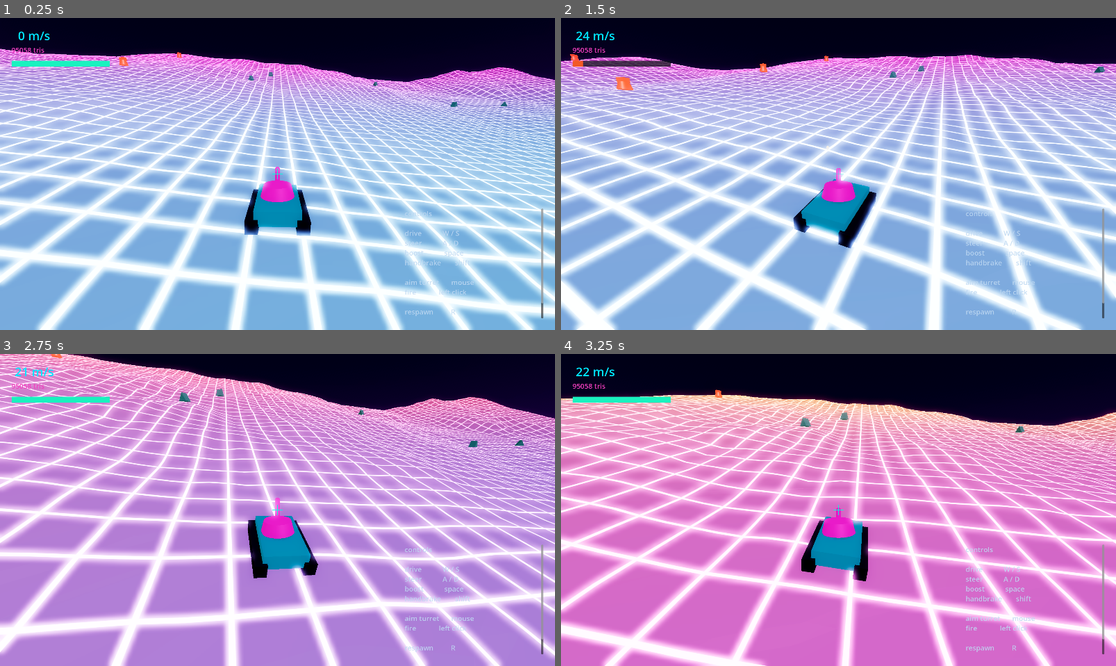
Above: before the commit, frames 1-4 (two rows, left to right).
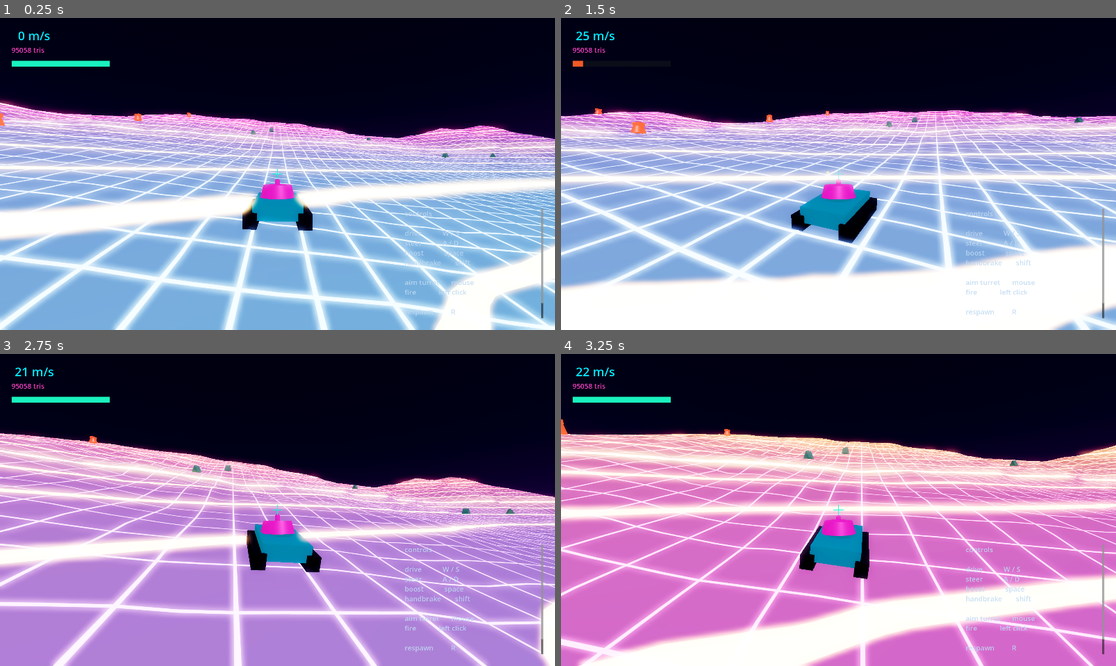
Above: after the commit, the same moments.

Repository: DawoodBhatti/psychedelic-tank-game
Game: Godot game, scene res://main.tscn
The game is run twice, just before and just after one commit, with the same random seed, the same clock (stepped at 60 frames per second) and the same inputs.
Inputs (mouse positions are in pixels of both pictures, inside the frame that each line leads up to):
- Up to frame 1 (0.25 s): no input
- Up to frame 2 (1.5 s): move the mouse to (866, 174) at 0.52 s; hold Space (boost) 0.53-1.28 s; hold W (drive_forward) from 0.53 s (still down); move the mouse to (810, 174) at 1.27 s; click (810, 174) at 1.35 s
- Up to frame 3 (2.75 s): keep holding W (drive_forward); move the mouse to (288, 503) at 2.02 s; hold F (toggle_trip) from 2.03 s (still down)
- Up to frame 4 (3.25 s): keep holding W (drive_forward); move the mouse to (832, 516) at 2.77 s; release F (toggle_trip) at 2.78 s; tap Space (boost) at 2.85 s

The runs differ from the first frame. In frame 1, 64% of the frame differs, in the area x 0-100%, y 9-100%; in frame 2, 65%, in the area x 0-100%, y 4-100%; in frame 3, 63%; in frame 4, 57%.

Commit message:
S1: halve the recoil, un-invert the camera, add contour lines
Three independent feel changes. Reviewer-verified, tests 1-6 pass.

Recoil 4.0 -> 2.0. Read 2.0 off the live node; fire()'s recoil line untouched.

Camera coupling: -barrel_pitch * 0.6 - 10.0  ->  barrel_pitch * 0.6 - 5.0.

The gun was never inverted - _apply_aim() already raised barrel_pitch on
mouse-up. The camera arm negated it, so raising the gun swung the view DOWN and
the horizon rose on screen. Fixed in _aim() only; _apply_aim() is untouched,
which is the half that says the plausible wrong fix was not made instead.

  barrel_pitch -12 -> camera forward Y -0.2113, muzzle forward Y -0.208
  barrel_pitch +42 -> camera forward Y +0.3453, muzzle forward Y +0.669

Contour lines on the terrain shader: world-Y iso-lines, fwidth-antialiased,
index contours every fifth, faded where the spacing collapses on a steep face.
Five new uniforms, contour_interval left exposed for retuning in S3. The grid
is dialled back (emission_strength 2.4 -> 1.6, line_width 0.045 -> 0.035) so
contours carry the shape rather than compete with it.

The .tres was edited alongside the shader deliberately: the material overrides
every one of those uniforms, so shader defaults alone would have been dead code.
Live read off the rendering chunk confirms contour_strength 1.8, not the 2.8
that washed the frame out in the first attempt.

Banding rather than a uniform lift, measured against a constructed zero: a sky
region moved delta.luma_mean +0.3 with delta.hue_frac.grey 0.0000, so there was
no global exposure change; 40 horizontal strips at y 0.70-0.80 then gave
delta.luma_mean +11.1 -> +28.8 on a ~29 px period with delta.hue_frac.grey
+0.238 -> +0.684 in phase, and troughs reaching -0.7 lower in the frame.

fps min 107 avg 118.6, load 4.702 s, check_resources PASS {"checked":12},
zero errors and zero warnings.

Unverified: the camera at full elevation, where the uncollided Camera3D sits
1.79 m below the hull origin and the SpringArm pulls it in. The harness cannot
drive input, so this needs hands on it.

Two learnings filed for /consolidate.

Co-Authored-By: Claude Opus 5 <noreply@anthropic.com>

Diff:
--- a/tank/tank.gd
+++ b/tank/tank.gd
@@ -68,7 +68,7 @@
 @export var muzzle_velocity: float = 95.0
 
 ## Recoil impulse pushed back into the hull on firing, in m/s.
-@export var recoil: float = 4.0
+@export var recoil: float = 2.0
 
 # ============================================================
 # Aim
@@ -249,9 +249,26 @@
 	# turns underneath it.
 	turret.rotation_degrees.y = turret_yaw - rotation_degrees.y
 	barrel.rotation_degrees.x = barrel_pitch
-	# The camera shares the gun's elevation, negated: pushing the mouse forward
-	# lowers the gun and raises the camera behind it.
-	camera_arm.rotation_degrees.x = -barrel_pitch * 0.6 - 10.0
+	# The camera shares the gun's elevation, and shares its SIGN. The arm holds
+	# the camera along its local +Z while the camera looks along local -Z, so
+	# the camera's forward Y is sin(arm pitch): a POSITIVE arm pitch is a camera
+	# that looks up.
+	#
+	# This used to be negated, which is what read as inverted vertical aim. The
+	# gun was always right - _apply_aim() subtracts dy, and mouse-up is a
+	# negative relative.y, so mouse-up raises barrel_pitch and a positive X
+	# rotation on the barrel points the gun up. It was the camera that pitched
+	# the other way: raising the gun drove the arm further negative, so the
+	# camera looked further DOWN and the horizon climbed the screen while the
+	# gun climbed with it. Do NOT "fix" this by flipping the sign in
+	# _apply_aim(): that depresses the gun on mouse-up, which is the opposite of
+	# what was asked, and every automated test still passes.
+	#
+	# The 0.6 keeps the camera's swing gentler than the gun's, and the -5.0 sits
+	# the resting view (barrel_pitch 8) a hair below level. The arm masks layer
+	# 1, so at full elevation it pulls in against the terrain it swings down
+	# into rather than clipping through it.
+	camera_arm.rotation_degrees.x = barrel_pitch * 0.6 - 5.0
 
 
 # ------------------------------------------------------------
--- a/terrain/materials/neon_terrain.tres
+++ b/terrain/materials/neon_terrain.tres
@@ -9,10 +9,15 @@
 shader_parameter/grid_color = Color(0, 0.85, 1, 1)
 shader_parameter/peak_color = Color(0.95, 0.15, 0.75, 1)
 shader_parameter/grid_scale = 4.0
-shader_parameter/line_width = 0.045
-shader_parameter/emission_strength = 2.4
+shader_parameter/line_width = 0.035
+shader_parameter/emission_strength = 1.6
 shader_parameter/height_range = 24.0
 shader_parameter/rim_strength = 0.9
+shader_parameter/contour_interval = 4.0
+shader_parameter/contour_width = 0.05
+shader_parameter/contour_strength = 1.8
+shader_parameter/contour_index_every = 5.0
+shader_parameter/contour_color = Color(1, 0.62, 0.16, 1)
 shader_parameter/trip_amount = 0.0
 shader_parameter/trip_hue_speed = 0.06
 shader_parameter/trip_pulse_speed = 1.7
--- a/terrain/shaders/neon_terrain.gdshader
+++ b/terrain/shaders/neon_terrain.gdshader
@@ -1,10 +1,17 @@
 shader_type spatial;
 
-// Neon terrain: a world-space triplanar grid burned into the surface, a
-// height-driven hue ramp, and a rim glow. This is the "digital / tron-esque"
-// look the README asks for, and it is doing a second job as well - the grid
-// lines are the only thing in the frame that shows terrain SHAPE at a glance,
-// because the marching-cubes surface is otherwise untextured and reads flat.
+// Neon terrain: a world-space triplanar grid burned into the surface, map-style
+// elevation contours over it, a height-driven hue ramp, and a rim glow. This is
+// the "digital / tron-esque" look the README asks for, and it is doing a second
+// job as well - it is the only thing in the frame that shows terrain SHAPE at a
+// glance, because the marching-cubes surface is otherwise untextured and reads
+// flat.
+//
+// The two line families answer different questions and are deliberately not the
+// same weight. The grid is triplanar, so it says which way a face is TURNED;
+// the contours come from world Y alone, so they say how HIGH it is. The grid on
+// its own read as basic, so it is dialled back to sit underneath rather than
+// compete.
 //
 // Grid lines are computed from WORLD position, not UVs. The mesh is generated
 // and has no meaningful UVs at all, and world-space projection also means the
@@ -28,11 +35,13 @@
 uniform float grid_scale = 4.0;
 
 // Fraction of a cell the line occupies, before distance fading.
-uniform float line_width : hint_range(0.002, 0.3) = 0.045;
+uniform float line_width : hint_range(0.002, 0.3) = 0.035;
 
-// How bright the lines burn. This is the whole look; below ~1.0 the terrain
-// reads as ordinary dark rock.
-uniform float emission_strength : hint_range(0.0, 8.0) = 2.4;
+// How bright the lines burn. Deliberately dimmer than the contours below: the
+// grid is the substrate that says which way a face is turned, and it competed
+// with - and read flatter than - anything drawn on top of it when the two were
+// the same weight. Below ~1.0 the terrain reads as ordinary dark rock.
+uniform float emission_strength : hint_range(0.0, 8.0) = 1.6;
 
 // Height over which the hue ramps from grid_color to peak_color. Set to the
 // terrain amplitude so the ramp spans the actual hills rather than clipping.
@@ -41,6 +50,43 @@
 // Rim light along silhouettes. Cheap, and it is what makes a crater's lip
 // visible from inside the hole.
 uniform float rim_strength : hint_range(0.0, 3.0) = 0.9;
+
+// --- Contours --------------------------------------------------------------
+// Map-style elevation lines, driven by world Y alone. The grid shows which way
+// a surface faces; contours show how HIGH it is, which the hue ramp alone only
+// says vaguely. Because they come from world Y and nothing else, one line means
+// one elevation everywhere in the frame - across a chunk seam, and across the
+// fresh wall of a crater.
+
+// World units between minor lines. 4.0 is one voxel pair, so the lines land on
+// the facets rather than beating against them. RETUNED WHEN THE WORLD'S RELIEF
+// CHANGES - it is a uniform for exactly that reason, so keep it out of the
+// shader body.
+uniform float contour_interval = 4.0;
+
+// Half-thickness of a minor line, as a fraction of the interval.
+uniform float contour_width : hint_range(0.005, 0.3) = 0.05;
+
+// How bright the lines burn, in the same units as emission_strength. Sits just
+// ABOVE the grid's, which is the whole point of the pair. It does not want to
+// go much higher: the environment tonemaps ACES with glow over it, and at 2.8 a
+// measured frame came back 43% desaturated - the lines stopped being lines and
+// became a wash.
+uniform float contour_strength : hint_range(0.0, 8.0) = 1.8;
+
+// Every Nth line is an index contour, drawn heavier so the eye can count them.
+uniform float contour_index_every = 5.0;
+
+// Warm against a cyan/magenta world, which is both the map convention and the
+// only hue in the frame that neither the grid nor the height ramp produces.
+uniform vec3 contour_color : source_color = vec3(1.0, 0.62, 0.16);
+
+// Index lines get this much extra emission, over a band this fraction of the
+// (five times wider) index cell - which works out at about twice the physical
+// thickness of a minor line. Weight comes from BOTH, so neither has to be
+// large; doubling both at once is what blows an index line out to white.
+const float CONTOUR_INDEX_BOOST = 1.6;
+const float CONTOUR_INDEX_WIDTH = 0.4;
 
 // --- The trippy half -------------------------------------------------------
 // Driven from the game by a single uniform so the whole effect is one number
@@ -77,6 +123,17 @@
 	return clamp(max(line.x, line.y), 0.0, 1.0);
 }
 
+// One family of iso-lines through world Y, antialiased by the screen-space
+// derivative the same way grid_line() is.
+float contour_band(float y, float interval, float width) {
+	float f = y / interval;
+	float d = abs(fract(f) - 0.5);
+	float fw = fwidth(f);
+	// Fade out where the lines bunch tighter than they can be drawn - on a near
+	// vertical face the spacing collapses and un-faded contours read as noise.
+	return smoothstep(width + fw, width - fw, d) * (1.0 - smoothstep(0.35, 0.5, fw));
+}
+
 void vertex() {
 	v_world_pos = (MODEL_MATRIX * vec4(VERTEX, 1.0)).xyz;
 	v_world_normal = normalize((MODEL_MATRIX * vec4(NORMAL, 0.0)).xyz);
@@ -108,12 +165,24 @@
 
 	neon = mix(neon, hue_shift(neon, TIME * trip_hue_speed), trip_amount);
 
+	// Contours. Guarded divisors: a zero interval on an authored material would
+	// otherwise take the whole surface out rather than just the lines.
+	float interval = max(contour_interval, 0.001);
+	float index_interval = interval * max(contour_index_every, 1.0);
+	float minor = contour_band(v_world_pos.y, interval, contour_width);
+	// Every index line sits on a minor line, so the two add and the index ones
+	// come out heavier without a branch.
+	float index = contour_band(v_world_pos.y, index_interval,
+		contour_width * CONTOUR_INDEX_WIDTH);
+	float contours = minor + index * CONTOUR_INDEX_BOOST;
+
 	// Rim: NORMAL and VIEW are both view-space in fragment, so this needs no
 	// extra varying.
 	float rim = pow(1.0 - clamp(dot(normalize(NORMAL), normalize(VIEW)), 0.0, 1.0), 3.0);
 
 	ALBEDO = mix(base_color, neon * 0.35, lines);
-	EMISSION = neon * (lines * emission_strength + rim * rim_strength);
+	EMISSION = neon * (lines * emission_strength + rim * rim_strength)
+		+ contour_color * contours * contour_strength;
 	ROUGHNESS = mix(0.85, 0.25, lines);
 	METALLIC = 0.0;
 }
Not shown, added: .claude/learnings/2026-08-29-check-render-sweeps-only-vertical-strips.md
Not shown, added: .claude/learnings/2026-08-29-orchestrator-bookkeeping-lands-in-the-reviewed-diff.md
Not shown, changed: docs/roadmap.md
